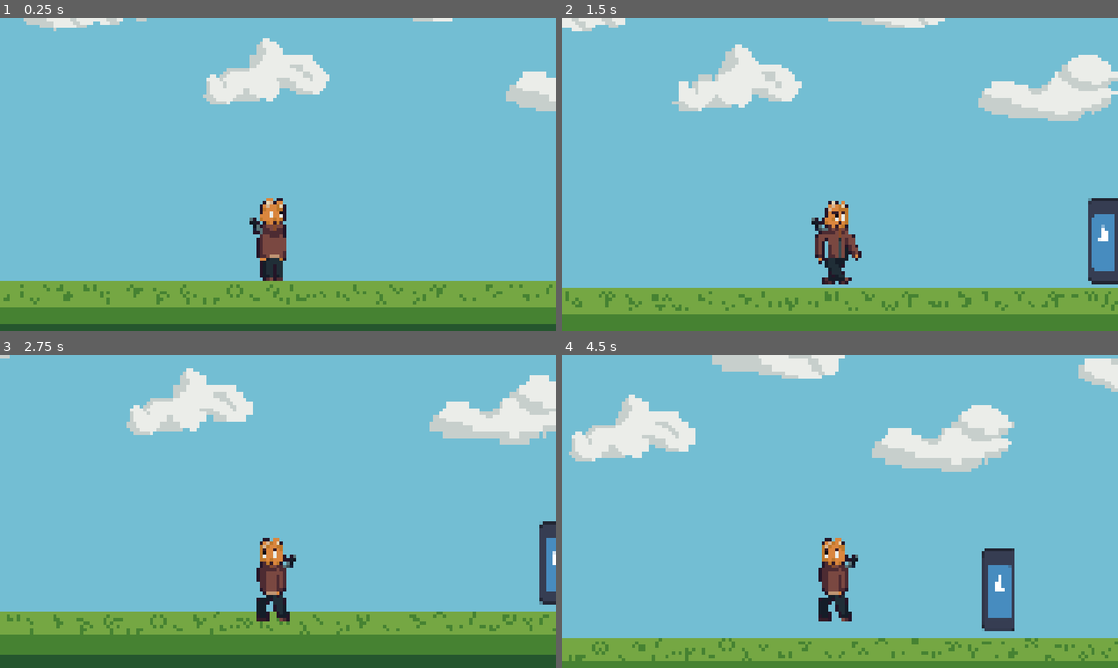
Above: before the commit, frames 1-4 (two rows, left to right).
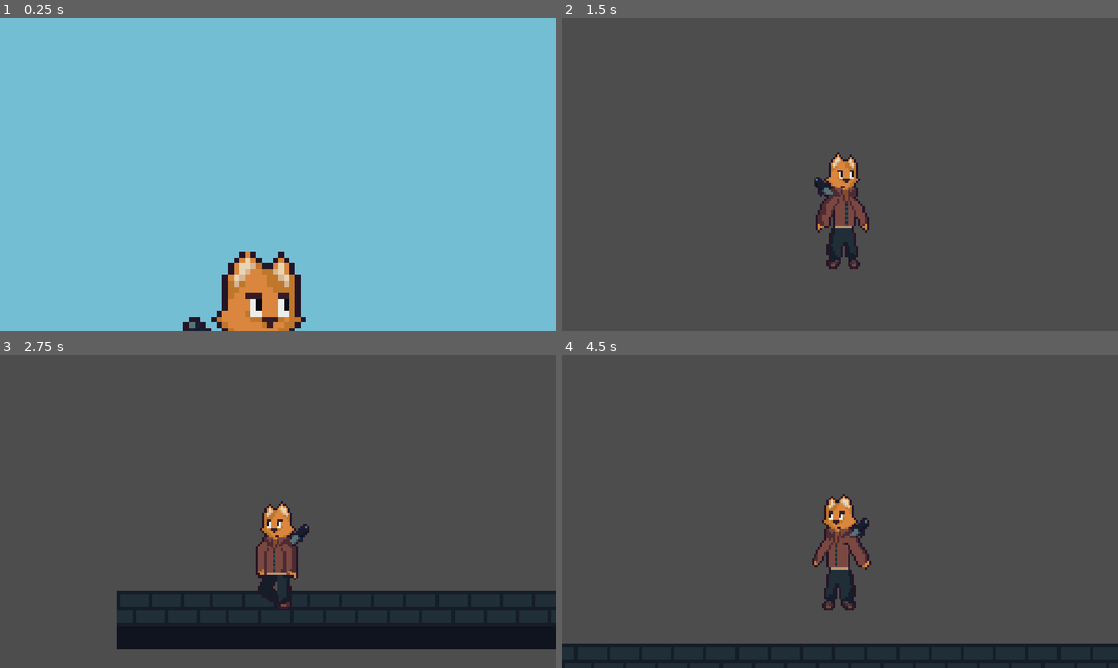
Above: after the commit, the same moments.

Repository: Tijnijnie/PWS-Game-project
Game: Godot game, scene res://scenes/Game.tscn
Two runs of this game, one before a commit and one after it. Both use one fixed random seed, a clock stepped at 60 frames per second and the inputs below. The project has no main scene, so this scene is started directly. The engine's default icon, where the game draws it, is replaced by a stand-in: a white triangle on a blue panel in a dark square.
Inputs:
- Up to frame 1 (0.25 s): no input
- Up to frame 2 (1.5 s): tap Enter (ui_accept) at 0.5, 0.8, 1.35 s; hold D (right) from 0.53 s (still down); tap F (block) at 0.6 s; tap Space (jump, bound only after the commit) at 0.77, 1.07 s
- Up to frame 3 (2.75 s): tap Space (jump, bound only after the commit) at 1.52, 1.55, 1.82, 2.1 s; release D (right) at 2.03 s; hold A (left) from 2.03 s (still down); tap F (block) at 2.3 s
- Up to frame 4 (4.5 s): release A (left) at 2.78 s; hold D (right) 2.78-4.28 s; tap F (block) at 2.85 s; tap Space (jump, bound only after the commit) at 3.02, 3.32, 3.77, 3.8, 4.07 s; tap Enter (ui_accept) at 3.05, 4.35 s; tap E (interact) at 3.6 s; hold A (left) from 4.28 s (still down)

The runs differ from the first frame. In frame 1, 22% of the frame differs, in the area x 0-100%, y 0-100%; in frame 2, 99%; in frame 3, 99%; in frame 4, 99%.

Commit message:
Animations, scene loading and area making

Diff:
--- a/project.godot
+++ b/project.godot
@@ -16,8 +16,6 @@
 
 [display]
 
-window/size/viewport_width=3840
-window/size/viewport_height=2160
 window/stretch/mode="canvas_items"
 window/stretch/aspect="expand"
 
@@ -43,6 +41,11 @@
 "events": [Object(InputEventKey,"resource_local_to_scene":false,"resource_name":"","device":-1,"window_id":0,"alt_press …(192 unchanged characters)…
 ]
 }
+jump={
+"deadzone": 0.2,
+"events": [Object(InputEventKey,"resource_local_to_scene":false,"resource_name":"","device":-1,"window_id":0,"alt_pressed":false,"shift_pressed":false,"ctrl_pressed":false,"meta_pressed":false,"pressed":false,"keycode":0,"physical_keycode":32,"key_label":0,"unicode":32,"location":0,"echo":false,"script":null)
+]
+}
 
 [physics]
 
--- /dev/null
+++ b/scenes/City.tscn
@@ -0,0 +1,24 @@
+[gd_scene format=3 uid="uid://i8n2qb63n5hr"]
+
+[ext_resource type="PackedScene" uid="uid://3q21t3lg5tfj" path="res://scenes/player.tscn" id="1_mn4j2"]
+[ext_resource type="Texture2D" uid="uid://bfd6mgkc7smdt" path="res://Sprites/Stad_straat.png" id="2_muise"]
+
+[sub_resource type="RectangleShape2D" id="RectangleShape2D_ukxdj"]
+size = Vector2(3493.5, 212.25)
+
+[node name="City" type="Node2D" unique_id=1900463932]
+
+[node name="street_floor" type="Sprite2D" parent="." unique_id=1240824099]
+texture_filter = 1
+position = Vector2(2041, 1153)
+scale = Vector2(7.99, 7.99)
+texture = ExtResource("2_muise")
+
+[node name="StaticBody2D" type="StaticBody2D" parent="." unique_id=1753716957]
+
+[node name="CollisionShape2D" type="CollisionShape2D" parent="StaticBody2D" unique_id=587335036]
+position = Vector2(2040, 1282.875)
+shape = SubResource("RectangleShape2D_ukxdj")
+
+[node name="player" parent="." unique_id=2072098807 instance=ExtResource("1_mn4j2")]
+position = Vector2(649, 1029)
--- /dev/null
+++ b/scenes/Field.tscn
@@ -0,0 +1,148 @@
+[gd_scene format=3 uid="uid://6yrrmuxudx2u"]
+
+[ext_resource type="Texture2D" uid="uid://dw08h0ptac60r" path="res://Sprites/Landschap_start.png" id="1_qfsbk"]
+[ext_resource type="Script" uid="uid://0u0rcv85vd1f" path="res://scripts/npc_1.gd" id="2_ewre8"]
+[ext_resource type="Texture2D" uid="uid://b1jplhf10v6oh" path="res://Sprites/Bloem_1.png" id="3_ewre8"]
+[ext_resource type="Texture2D" uid="uid://bbj3c0r04tv4f" path="res://icon.svg" id="3_mrmgl"]
+[ext_resource type="PackedScene" uid="uid://3q21t3lg5tfj" path="res://scenes/player.tscn" id="4_j00b8"]
+[ext_resource type="Texture2D" uid="uid://bu0opc10l0u5j" path="res://Sprites/Bloem_2.png" id="4_mrmgl"]
+[ext_resource type="Texture2D" uid="uid://xp2hpxdedwv4" path="res://Sprites/Bloem_3.png" id="5_g4gdd"]
+[ext_resource type="Texture2D" uid="uid://chbp2l5dnueo3" path="res://Sprites/Boom_defi.png" id="5_oa7lk"]
+
+[sub_resource type="RectangleShape2D" id="RectangleShape2D_wq052"]
+size = Vector2(477.37552, 20)
+
+[sub_resource type="RectangleShape2D" id="RectangleShape2D_smb7b"]
+size = Vector2(333, 252)
+
+[node name="Field" type="Node2D" unique_id=697848017]
+
+[node name="Start" type="Node2D" parent="." unique_id=466349729]
+
+[node name="LandschapStart" type="Sprite2D" parent="Start" unique_id=2105299944]
+texture_filter = 1
+position = Vector2(3407, 1141)
+scale = Vector2(7.33, 7.33)
+texture = ExtResource("1_qfsbk")
+
+[node name="StaticBody2D" type="StaticBody2D" parent="Start" unique_id=632133479]
+
+[node name="CollisionShape2D" type="CollisionShape2D" parent="Start/StaticBody2D" unique_id=1400106987]
+position = Vector2(3450.9998, 1703)
+scale = Vector2(6.629999, 6.629999)
+shape = SubResource("RectangleShape2D_wq052")
+
+[node name="Background_trees" type="Node2D" parent="." unique_id=914283371]
+
+[node name="BoomDefi" type="Sprite2D" parent="Background_trees" unique_id=768495187]
+texture_filter = 1
+position = Vector2(3431, 1311.9999)
+scale = Vector2(12.66, 12.66)
+texture = ExtResource("5_oa7lk")
+
+[node name="BoomDefi2" type="Sprite2D" parent="Background_trees" unique_id=1505670917]
+texture_filter = 1
+position = Vector2(2205.0002, 1333)
+scale = Vector2(12.66, 12.66)
+texture = ExtResource("5_oa7lk")
+
+[node name="BoomDefi3" type="Sprite2D" parent="Background_trees" unique_id=1353222767]
+texture_filter = 1
+position = Vector2(2779.9998, 1372)
+scale = Vector2(10.355, 10.355)
+texture = ExtResource("5_oa7lk")
+
+[node name="bloemen" type="Node2D" parent="." unique_id=1553520233]
+
+[node name="Bloem1" type="Sprite2D" parent="bloemen" unique_id=1132204152]
+texture_filter = 1
+position = Vector2(4598, 1579)
+scale = Vector2(3.625, 3.625)
+texture = ExtResource("3_ewre8")
+
+[node name="Bloem9" type="Sprite2D" parent="bloemen" unique_id=903049945]
+texture_filter = 1
+position = Vector2(4434, 1584)
+scale = Vector2(4.005, 4.005)
+texture = ExtResource("3_ewre8")
+
+[node name="Bloem2" type="Sprite2D" parent="bloemen" unique_id=674454312]
+texture_filter = 1
+position = Vector2(4756, 1586)
+scale = Vector2(3.955, 3.955)
+texture = ExtResource("3_ewre8")
+
+[node name="Bloem3" type="Sprite2D" parent="bloemen" unique_id=1468325571]
+texture_filter = 1
+position = Vector2(4509, 1581)
+scale = Vector2(4.375, 4.375)
+texture = ExtResource("4_mrmgl")
+
+[node name="Bloem4" type="Sprite2D" parent="bloemen" unique_id=1300981978]
+texture_filter = 1
+position = Vector2(4677, 1625)
+scale = Vector2(4.375, 4.375)
+texture = ExtResource("4_mrmgl")
+
+[node name="Bloem5" type="Sprite2D" parent="bloemen" unique_id=1971765402]
+texture_filter = 1
+position = Vector2(4181, 1615)
+scale = Vector2(4.375, 4.375)
+texture = ExtResource("4_mrmgl")
+
+[node name="Bloem6" type="Sprite2D" parent="bloemen" unique_id=437796391]
+texture_filter = 1
+position = Vector2(4710, 1593)
+scale = Vector2(2.885, 2.885)
+texture = ExtResource("5_g4gdd")
+
+[node name="Bloem7" type="Sprite2D" parent="bloemen" unique_id=121718327]
+texture_filter = 1
+position = Vector2(4827.0005, 1610.0001)
+scale = Vector2(2.885, 2.885)
+texture = ExtResource("5_g4gdd")
+
+[node name="Bloem8" type="Sprite2D" parent="bloemen" unique_id=416083086]
+texture_filter = 1
+position = Vector2(4545.0005, 1630.0001)
+scale = Vector2(2.885, 2.885)
+texture = ExtResource("5_g4gdd")
+
+[node name="NPC_1" type="Area2D" parent="." unique_id=2044810788]
+script = ExtResource("2_ewre8")
+
+[node name="Icon" type="Sprite2D" parent="NPC_1" unique_id=1106219365]
+position = Vector2(4203, 1456)
+scale = Vector2(0.828125, 2.0625)
+texture = ExtResource("3_mrmgl")
+
+[node name="CollisionShape2D" type="CollisionShape2D" parent="NPC_1" unique_id=2045091297]
+position = Vector2(4203.5, 1457)
+shape = SubResource("RectangleShape2D_smb7b")
+
+[node name="Marker2D" type="Marker2D" parent="NPC_1" unique_id=1861204310]
+position = Vector2(4200, 1244)
+
+[node name="E_Press" type="Sprite2D" parent="NPC_1" unique_id=2110550650]
+position = Vector2(4585.75, 700.25)
+scale = Vector2(0.23259053, 0.16068223)
+
+[node name="player" parent="." unique_id=2072098807 instance=ExtResource("4_j00b8")]
+position = Vector2(2027, 1497)
+
+[node name="Foreground_trees" type="Node2D" parent="." unique_id=1966201567]
+
+[node name="BoomDefi2" type="Sprite2D" parent="Foreground_trees" unique_id=1631596211]
+position = Vector2(2918, 1336)
+scale = Vector2(15.705, 15.705)
+texture = ExtResource("5_oa7lk")
+
+[node name="BoomDefi" type="Sprite2D" parent="Foreground_trees" unique_id=1559814718]
+position = Vector2(1968, 1342.9999)
+scale = Vector2(16.525, 16.525)
+texture = ExtResource("5_oa7lk")
+
+[node name="BoomDefi3" type="Sprite2D" parent="Foreground_trees" unique_id=769270693]
+position = Vector2(2474, 1296)
+scale = Vector2(21.14, 24.195)
+texture = ExtResource("5_oa7lk")
--- /dev/null
+++ b/scenes/player.tscn
@@ -0,0 +1,330 @@
+[gd_scene format=3 uid="uid://3q21t3lg5tfj"]
+
+[ext_resource type="Script" uid="uid://ysij013yicr" path="res://scripts/player.gd" id="1_dqkch"]
+[ext_resource type="Texture2D" uid="uid://bqf3exymd534e" path="res://Sprites/Animations/MC_idle.png" id="2_qlg0r"]
+[ext_resource type="Texture2D" uid="uid://vq204xdfe7hn" path="res://Sprites/Animations/Jump_animatie_MC.png" id="3_qlg0r"]
+[ext_resource type="Texture2D" uid="uid://dlviswsoj83p6" path="res://Sprites/Animations/Loop_animatie_MC.png" id="3_tuyoq"]
+[ext_resource type="Texture2D" uid="uid://cq0xo5ptlvkm4" path="res://Sprites/MC_defi.png" id="4_fjrip"]
+
+[sub_resource type="AtlasTexture" id="AtlasTexture_qlg0r"]
+atlas = ExtResource("3_qlg0r")
+region = Rect2(128, 0, 32, 60)
+
+[sub_resource type="AtlasTexture" id="AtlasTexture_400sg"]
+atlas = ExtResource("2_qlg0r")
+region = Rect2(0, 0, 32, 48)
+
+[sub_resource type="AtlasTexture" id="AtlasTexture_g4kob"]
+atlas = ExtResource("2_qlg0r")
+region = Rect2(32, 0, 32, 48)
+
+[sub_resource type="AtlasTexture" id="AtlasTexture_qy1jj"]
+atlas = ExtResource("2_qlg0r")
+region = Rect2(64, 0, 32, 48)
+
+[sub_resource type="AtlasTexture" id="AtlasTexture_3xj3m"]
+atlas = ExtResource("2_qlg0r")
+region = Rect2(96, 0, 32, 48)
+
+[sub_resource type="AtlasTexture" id="AtlasTexture_mcffj"]
+atlas = ExtResource("2_qlg0r")
+region = Rect2(128, 0, 32, 48)
+
+[sub_resource type="AtlasTexture" id="AtlasTexture_2rd6h"]
+atlas = ExtResource("2_qlg0r")
+region = Rect2(160, 0, 32, 48)
+
+[sub_resource type="AtlasTexture" id="AtlasTexture_7ua8r"]
+atlas = ExtResource("2_qlg0r")
+region = Rect2(224, 0, 32, 48)
+
+[sub_resource type="AtlasTexture" id="AtlasTexture_r7sob"]
+atlas = ExtResource("2_qlg0r")
+region = Rect2(256, 0, 32, 48)
+
+[sub_resource type="AtlasTexture" id="AtlasTexture_y5y3l"]
+atlas = ExtResource("2_qlg0r")
+region = Rect2(288, 0, 32, 48)
+
+[sub_resource type="AtlasTexture" id="AtlasTexture_vjgi4"]
+atlas = ExtResource("2_qlg0r")
+region = Rect2(0, 0, 32, 48)
+
+[sub_resource type="AtlasTexture" id="AtlasTexture_kyk2p"]
+atlas = ExtResource("2_qlg0r")
+region = Rect2(32, 0, 32, 48)
+
+[sub_resource type="AtlasTexture" id="AtlasTexture_45i86"]
+atlas = ExtResource("2_qlg0r")
+region = Rect2(64, 0, 32, 48)
+
+[sub_resource type="AtlasTexture" id="AtlasTexture_sv1m6"]
+atlas = ExtResource("2_qlg0r")
+region = Rect2(96, 0, 32, 48)
+
+[sub_resource type="AtlasTexture" id="AtlasTexture_a8wo8"]
+atlas = ExtResource("2_qlg0r")
+region = Rect2(128, 0, 32, 48)
+
+[sub_resource type="AtlasTexture" id="AtlasTexture_attvq"]
+atlas = ExtResource("2_qlg0r")
+region = Rect2(160, 0, 32, 48)
+
+[sub_resource type="AtlasTexture" id="AtlasTexture_bneo8"]
+atlas = ExtResource("2_qlg0r")
+region = Rect2(192, 0, 32, 48)
+
+[sub_resource type="AtlasTexture" id="AtlasTexture_ocgqw"]
+atlas = ExtResource("2_qlg0r")
+region = Rect2(224, 0, 32, 48)
+
+[sub_resource type="AtlasTexture" id="AtlasTexture_jbgew"]
+atlas = ExtResource("2_qlg0r")
+region = Rect2(256, 0, 32, 48)
+
+[sub_resource type="AtlasTexture" id="AtlasTexture_fjrip"]
+atlas = ExtResource("3_qlg0r")
+region = Rect2(32, 19, 32, 61)
+
+[sub_resource type="AtlasTexture" id="AtlasTexture_smehm"]
+atlas = ExtResource("3_qlg0r")
+region = Rect2(64, 17, 32, 63)
+
+[sub_resource type="AtlasTexture" id="AtlasTexture_tuyoq"]
+atlas = ExtResource("3_qlg0r")
+region = Rect2(96, 7, 32, 60)
+
+[sub_resource type="AtlasTexture" id="AtlasTexture_f1ej7"]
+atlas = ExtResource("3_qlg0r")
+region = Rect2(192, 0, 32, 80)
+
+[sub_resource type="AtlasTexture" id="AtlasTexture_oprun"]
+atlas = ExtResource("3_qlg0r")
+region = Rect2(224, 0, 32, 80)
+
+[sub_resource type="AtlasTexture" id="AtlasTexture_aug50"]
+atlas = ExtResource("3_tuyoq")
+region = Rect2(0, 13, 48, 51)
+
+[sub_resource type="AtlasTexture" id="AtlasTexture_kiw3p"]
+atlas = ExtResource("3_tuyoq")
+region = Rect2(48, 13, 48, 51)
+
+[sub_resource type="AtlasTexture" id="AtlasTexture_a85ww"]
+atlas = ExtResource("3_tuyoq")
+region = Rect2(96, 13, 48, 51)
+
+[sub_resource type="AtlasTexture" id="AtlasTexture_jhsr3"]
+atlas = ExtResource("3_tuyoq")
+region = Rect2(144, 13, 48, 51)
+
+[sub_resource type="AtlasTexture" id="AtlasTexture_0bq3a"]
+atlas = ExtResource("3_tuyoq")
+region = Rect2(192, 13, 48, 51)
+
+[sub_resource type="AtlasTexture" id="AtlasTexture_754j2"]
+atlas = ExtResource("3_tuyoq")
+region = Rect2(240, 13, 48, 51)
+
+[sub_resource type="AtlasTexture" id="AtlasTexture_i4jil"]
+atlas = ExtResource("3_tuyoq")
+region = Rect2(288, 13, 48, 51)
+
+[sub_resource type="AtlasTexture" id="AtlasTexture_jai3c"]
+atlas = ExtResource("3_tuyoq")
+region = Rect2(336, 13, 48, 51)
+
+[sub_resource type="SpriteFrames" id="SpriteFrames_smehm"]
+animations = [{
+"frames": [{
+"duration": 1.0,
+"texture": SubResource("AtlasTexture_qlg0r")
+}],
+"loop": 1,
+"name": &"Falling",
+"speed": 5.0
+}, {
+"frames": [{
+"duration": 1.0,
+"texture": SubResource("AtlasTexture_400sg")
+}, {
+"duration": 1.0,
+"texture": SubResource("AtlasTexture_g4kob")
+}, {
+"duration": 1.0,
+"texture": SubResource("AtlasTexture_qy1jj")
+}, {
+"duration": 1.0,
+"texture": SubResource("AtlasTexture_3xj3m")
+}, {
+"duration": 1.0,
+"texture": SubResource("AtlasTexture_mcffj")
+}, {
+"duration": 1.0,
+"texture": SubResource("AtlasTexture_2rd6h")
+}, {
+"duration": 1.0,
+"texture": SubResource("AtlasTexture_qy1jj")
+}, {
+"duration": 1.0,
+"texture": SubResource("AtlasTexture_qy1jj")
+}, {
+"duration": 1.0,
+"texture": SubResource("AtlasTexture_7ua8r")
+}, {
+"duration": 1.0,
+"texture": SubResource("AtlasTexture_r7sob")
+}, {
+"duration": 1.0,
+"texture": SubResource("AtlasTexture_400sg")
+}, {
+"duration": 1.0,
+"texture": SubResource("AtlasTexture_g4kob")
+}, {
+"duration": 1.0,
+"texture": SubResource("AtlasTexture_qy1jj")
+}, {
+"duration": 1.0,
+"texture": SubResource("AtlasTexture_3xj3m")
+}, {
+"duration": 1.0,
+"texture": SubResource("AtlasTexture_mcffj")
+}, {
+"duration": 1.0,
+"texture": SubResource("AtlasTexture_2rd6h")
+}, {
+"duration": 1.0,
+"texture": SubResource("AtlasTexture_qy1jj")
+}, {
+"duration": 1.0,
+"texture": SubResource("AtlasTexture_7ua8r")
+}, {
+"duration": 1.0,
+"texture": SubResource("AtlasTexture_y5y3l")
+}, {
+"duration": 1.0,
+"texture": SubResource("AtlasTexture_vjgi4")
+}, {
+"duration": 1.0,
+"texture": SubResource("AtlasTexture_kyk2p")
+}, {
+"duration": 1.0,
+"texture": SubResource("AtlasTexture_45i86")
+}, {
+"duration": 1.0,
+"texture": SubResource("AtlasTexture_sv1m6")
+}, {
+"duration": 1.0,
+"texture": SubResource("AtlasTexture_a8wo8")
+}, {
+"duration": 1.0,
+"texture": SubResource("AtlasTexture_attvq")
+}, {
+"duration": 1.0,
+"texture": SubResource("AtlasTexture_bneo8")
+}, {
+"duration": 1.0,
+"texture": SubResource("AtlasTexture_ocgqw")
+}, {
+"duration": 1.0,
+"texture": SubResource("AtlasTexture_jbgew")
+}],
+"loop": 1,
+"name": &"Idle",
+"speed": 5.0
+}, {
+"frames": [{
+"duration": 0.5,
+"texture": SubResource("AtlasTexture_fjrip")
+}, {
+"duration": 1.0,
+"texture": SubResource("AtlasTexture_smehm")
+}, {
+"duration": 1.0,
+"texture": SubResource("AtlasTexture_tuyoq")
+}],
+"loop": 0,
+"name": &"Jump",
+"speed": 3.0
+}, {
+"frames": [{
+"duration": 1.0,
+"texture": SubResource("AtlasTexture_f1ej7")
+}, {
+"duration": 1.0,
+"texture": SubResource("AtlasTexture_oprun")
+}],
+"loop": 0,
+"name": &"Land",
+"speed": 5.0
+}, {
+"frames": [{
+"duration": 1.0,
+"texture": SubResource("AtlasTexture_aug50")
+}, {
+"duration": 1.0,
+"texture": SubResource("AtlasTexture_kiw3p")
+}, {
+"duration": 1.0,
+"texture": SubResource("AtlasTexture_a85ww")
+}, {
+"duration": 1.0,
+"texture": SubResource("AtlasTexture_jhsr3")
+}, {
+"duration": 1.0,
+"texture": SubResource("AtlasTexture_0bq3a")
+}, {
+"duration": 1.0,
+"texture": SubResource("AtlasTexture_754j2")
+}, {
+"duration": 1.0,
+"texture": SubResource("AtlasTexture_i4jil")
+}, {
+"duration": 1.0,
+"texture": SubResource("AtlasTexture_jai3c")
+}],
+"loop": 1,
+"name": &"Walking",
+"speed": 9.0
+}, {
+"frames": [{
+"duration": 1.0,
+"texture": ExtResource("4_fjrip")
+}],
+"loop": 1,
+"name": &"default",
+"speed": 5.0
+}]
+
+[sub_resource type="RectangleShape2D" id="RectangleShape2D_ur7pv"]
+size = Vector2(31.882729, 56.511204)
+
+[node name="player" type="Node2D" unique_id=2072098807]
+
+[node name="player" type="CharacterBody2D" parent="." unique_id=1477200379]
+scale = Vector2(5.078125, 5.4375)
+script = ExtResource("1_dqkch")
+
+[node name="Sprite_MC" type="AnimatedSprite2D" parent="player" unique_id=1279851411]
+texture_filter = 1
+position = Vector2(0.5907692, 0.36781502)
+scale = Vector2(1.035, 1.021)
+sprite_frames = SubResource("SpriteFrames_smehm")
+animation = &"Jump"
+autoplay = "Idle"
+
+[node name="CollisionShape2D" type="CollisionShape2D" parent="player" unique_id=969210258]
+scale = Vector2(0.9, 0.8999999)
+shape = SubResource("RectangleShape2D_ur7pv")
+
+[node name="Camera2D" type="Camera2D" parent="player" unique_id=1548968941]
+position = Vector2(0, -18)
+scale = Vector2(1.0000001, 1)
+zoom = Vector2(0.835, 0.835)
+
+[node name="Timer" type="Timer" parent="player" unique_id=1978125782]
+wait_time = 5.4
+one_shot = true
+autostart = true
+
+[connection signal="timeout" from="player/Timer" to="player" method="_on_timer_timeout"]
--- a/scripts/player.gd
+++ b/scripts/player.gd
@@ -6,7 +6,8 @@
 var NPC_interact = false
 var parry = false
 const SPEED = 300.0
-const JUMP_VELOCITY = -400.0
+const JUMP_VELOCITY = -800.0
+
 
 
 func _physics_process(delta: float) -> void:
@@ -15,8 +16,9 @@
 		velocity += get_gravity() * delta
 
 	# Handle jump.
-	if Input.is_action_just_pressed("ui_accept") and is_on_floor():
+	if Input.is_action_just_pressed("jump") and is_on_floor():
 		velocity.y = JUMP_VELOCITY
+
 
 	# Get the input direction and handle the movement/deceleration.
 	# As good practice, you should replace UI actions with custom gameplay actions.
@@ -28,16 +30,36 @@
 
 	move_and_slide()
 
-	if direction == 1:
+
+
+	if not is_on_floor() and velocity.y <= 0:
+		$Sprite_MC.play("Jump")
+
+
+
+	elif not is_on_floor() and velocity.y >= 0:
+		$Sprite_MC.play("Falling")
+
+	elif direction == 1 and is_on_floor():
 		$Sprite_MC.play("Walking")
-		$Sprite_MC.flip_h = false
 
-	if direction == 0:
+
+
+
+
+
+	elif direction == 0 and is_on_floor():
 		$Sprite_MC.play("Idle")
 
+	elif direction == -1 and is_on_floor():
+		$Sprite_MC.play("Walking")
+
+
 	if direction == -1:
-		$Sprite_MC.play("Walking")
 		$Sprite_MC.flip_h = true
+
+	if direction == 1:
+		$Sprite_MC.flip_h = false
 
 	if Input.is_action_just_pressed("interact") and NPC_interact == true:
 		print("hi there!")
@@ -46,6 +68,7 @@
 
 	if Input.is_action_just_pressed("block"):
 		parry = true
+		get_tree().change_scene_to_file("res://scenes/City.tscn")
 
 	#if parry == true:
 
@@ -61,4 +84,5 @@
 
 
 func _on_timer_timeout() -> void:
-	print("timer has passed")
+	print('timer went of')
+	#get_tree().change_scene_to_file("res://scenes/City.tscn")
Binary file added: Sprites/Animations/Jump_animatie_MC.png
Not shown, added: Sprites/Animations/Jump_animatie_MC.png.import
Binary file added: Sprites/Bloem_1.png
Not shown, added: Sprites/Bloem_1.png.import
Binary file added: Sprites/Bloem_2.png
Not shown, added: Sprites/Bloem_2.png.import
Binary file added: Sprites/Bloem_3.png
Not shown, added: Sprites/Bloem_3.png.import
Binary file added: Sprites/Boom_defi.png
Not shown, added: Sprites/Boom_defi.png.import
Binary file added: Sprites/Stad_straat.png
Not shown, added: Sprites/Stad_straat.png.import
